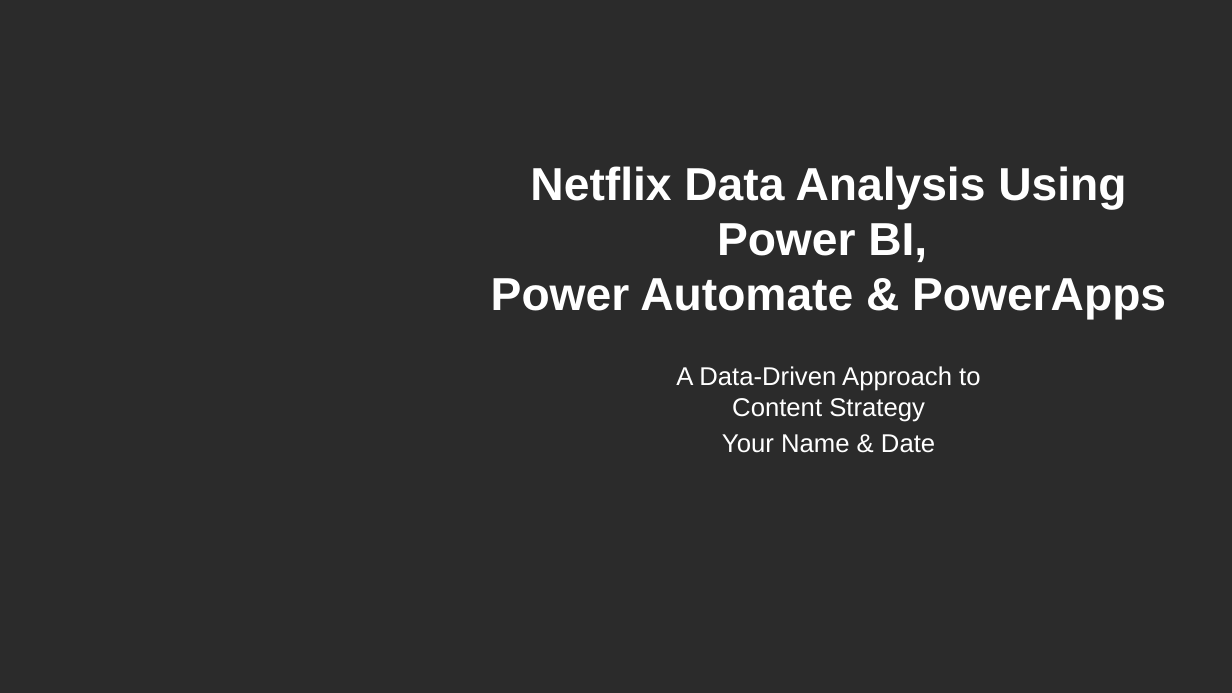
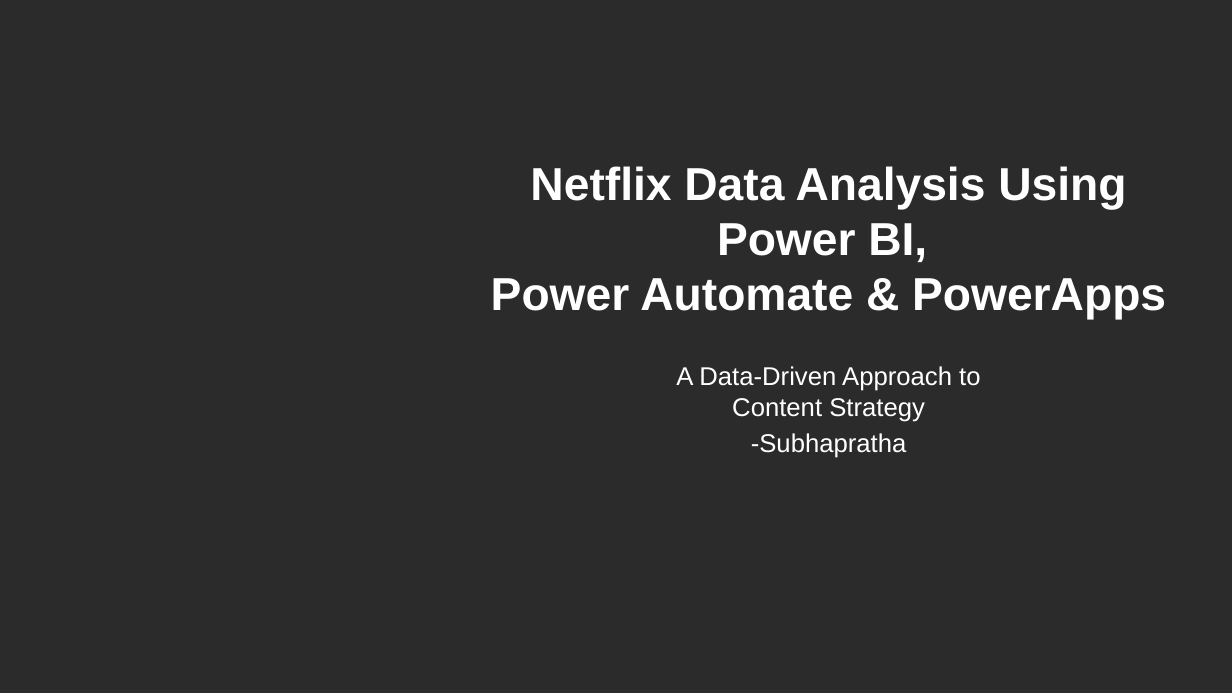
Before and after one commit to SubhaprathaSRK/NetflixAnalysis-Using-PowerBI, a slide deck: slide 1 of Netflix_Data_Analysis_Presentation.pptx. Drawn at 1232x693 pixels with LibreOffice and Linux fonts; fonts in the diff are those of the drawing; background and template pictures are left out; a plain dark background stands for a picture behind light text. Boxes give left, top, right and bottom in pixels: in the first picture for what was removed or moved away, otherwise in the second. Text is boxed around its words. In the diff, an @@ line names an element or a change of style, - is before the commit and + after.

```diff
--- a/Netflix_Data_Analysis_Presentation.pptx
+++ b/Netflix_Data_Analysis_Presentation.pptx
@@ text at (751,433,907,458): text changed @@
-Your Name & Date
+-Subhapratha
```
Also in this commit, not shown: 9 other slides changed, 4 slides added.
